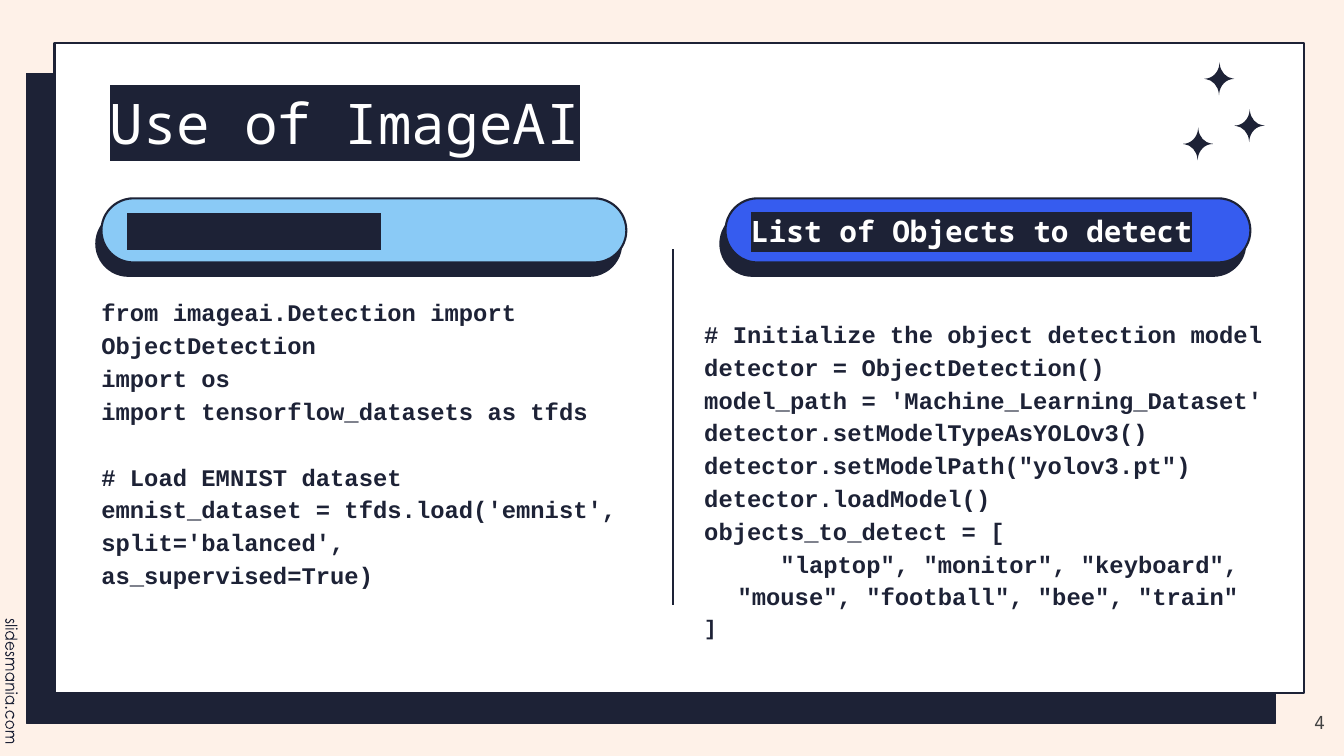
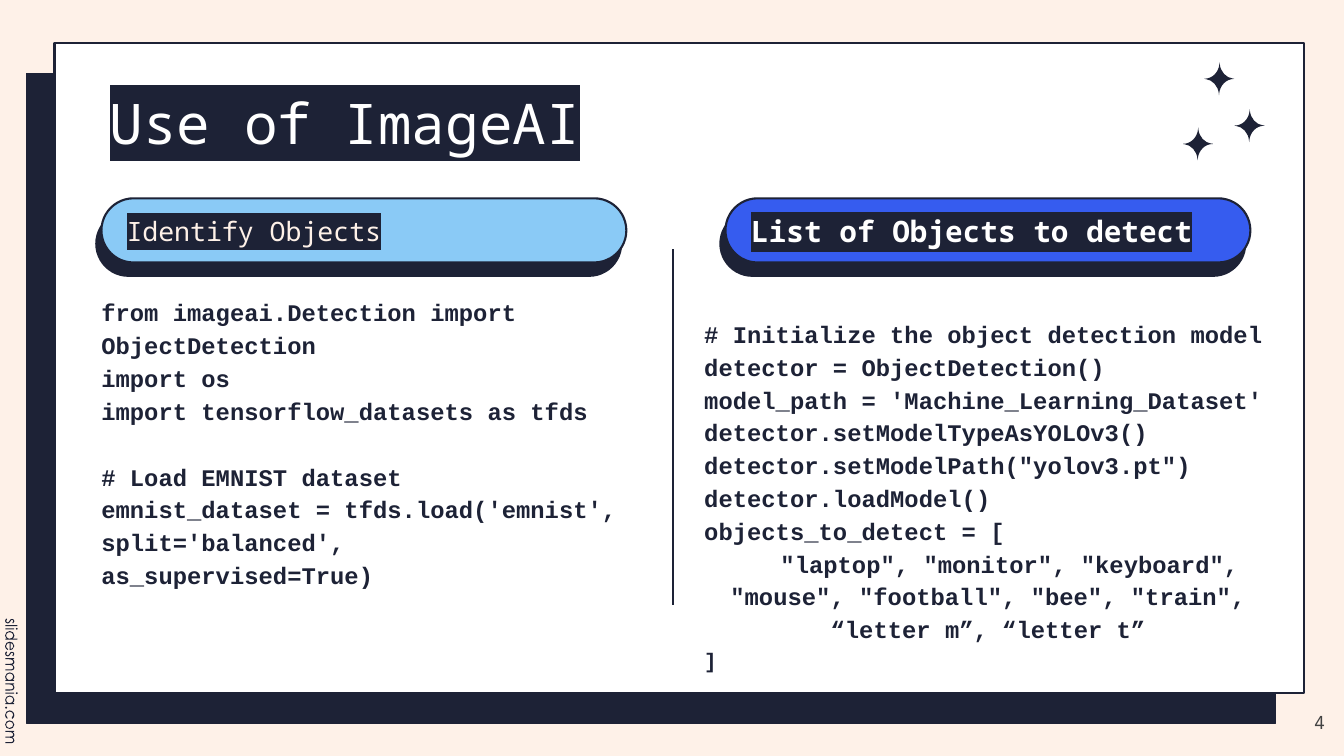
Before and after one commit to GeoSap93/Machine-Learning, a slide deck: slide 4 of Machine Learning - Challenge.pptx. Drawn at 1344x756 pixels with LibreOffice and Linux fonts; fonts in the diff are those of the drawing. Boxes give left, top, right and bottom in pixels: in the first picture for what was removed or moved away, otherwise in the second. Text is boxed around its words. In the diff, an @@ line names an element or a change of style, - is before the commit and + after.

```diff
--- a/Machine Learning - Challenge.pptx
+++ b/Machine Learning - Challenge.pptx
@@ subtitle "Identify Objects" at <box>127,220,381,248</box>: text colour #1D2236 to #FEF1E8 @@
@@ text at <box>730,555,1245,643</box>: text changed @@
-"laptop", "monitor", "keyboard", "mouse", "football", "bee", "train"
+"laptop", "monitor", "keyboard", "mouse", "football", "bee", "train", “letter m”, “letter t”
```
Also in this commit, not shown: 2 other slides changed.
